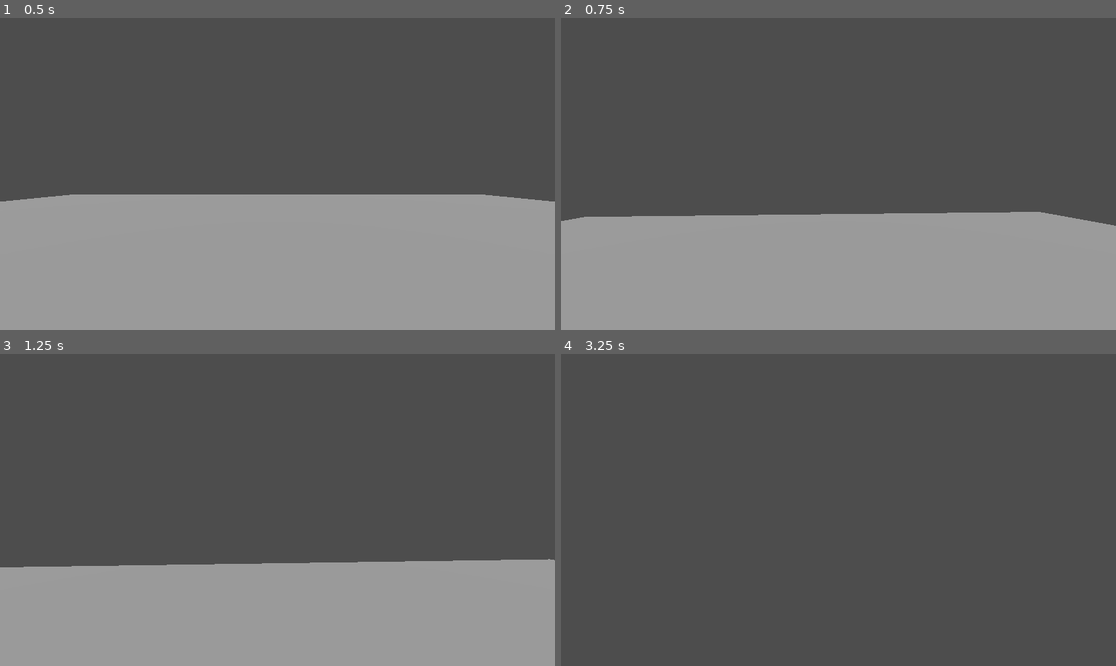
Above: before the commit, frames 1-4 (two rows, left to right).
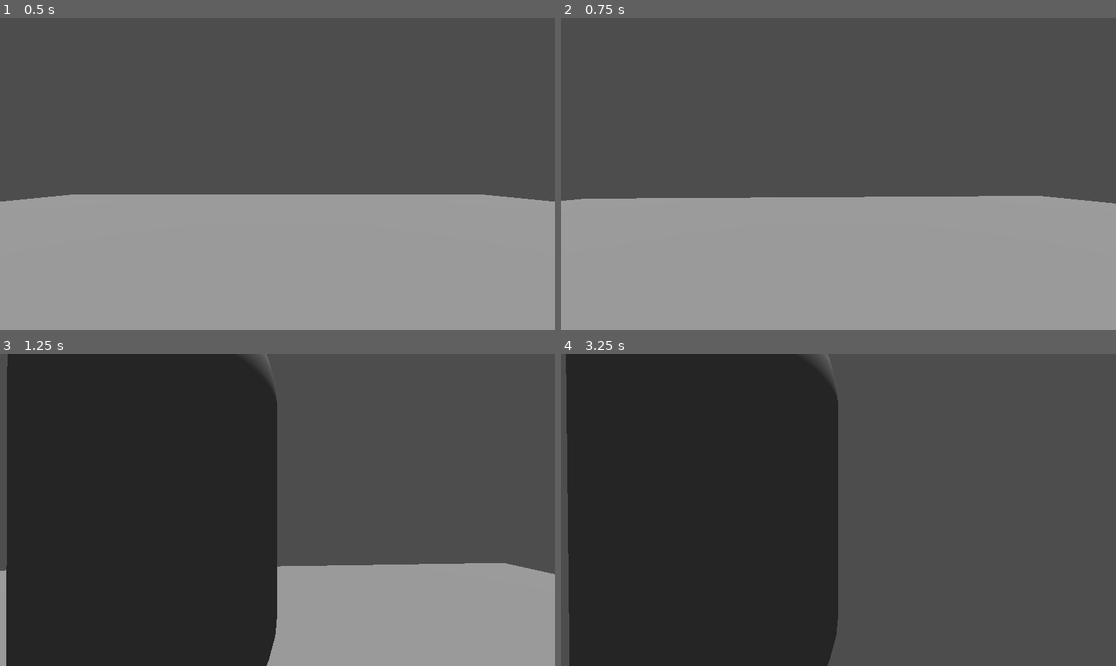
Above: after the commit, the same moments.

Repository: LuxxProd/United-Games-Source
Game: Godot game, scene res://node_3d.tscn
Two runs of this game, one before a commit and one after it. Both use one fixed random seed, a clock stepped at 60 frames per second and the inputs below.
Inputs (mouse positions are in pixels of both pictures, inside the frame that each line leads up to):
- Up to frame 1 (0.5 s): no input
- Up to frame 2 (0.75 s): tap Enter (ui_accept) at 0.5, 0.6 s; move the mouse to (866, 174) at 0.52 s; hold W (move_forward) from 0.53 s (still down)
- Up to frame 3 (1.25 s): keep holding W (move_forward); tap Space (jump, bound only after the commit) at 0.77, 1.07 s; tap V (camera, bound only after the commit) at 0.8 s
- Up to frame 4 (3.25 s): keep holding W (move_forward); move the mouse to (810, 510) at 1.27 s; tap V (camera, bound only after the commit) at 1.35, 3.05 s; tap Space (jump, bound only after the commit) at 1.52, 1.55, 1.82, 3.02 s; move the mouse to (849, 503) at 2.02 s; hold Space (jump, bound only after the commit) 2.03-2.78 s; tap Enter (ui_accept) at 2.3, 2.75, 2.85 s; move the mouse to (832, 516) at 2.77 s

Frame 1 is identical in both runs. In frame 2, 5.6% of the frame differs, in the area x 0-100%, y 57-67%; in frame 3, 49%, in the area x 0-100%, y 0-100%; in frame 4, 48%.

Commit message:
Add files via upload
esc - options
F11 - toggle_fullscreen
V - camera
and changed inverted mouse control

Diff:
--- a/character_body_3d.gd
+++ b/character_body_3d.gd
@@ -1,26 +1,38 @@
 extends CharacterBody3D
 
+var can_move = true
+var climbing = false
+var swimming = false
+var in_vehicle = false
+var thirdperson = false
+var vehicle_camera = false
 
 const SPEED = 5.0
 const JUMP_VELOCITY = 4.5
 
+signal walking
+signal not_walking
 
+#Handle Physics
 func _physics_process(delta: float) -> void:
 	# Add the gravity.
 	if not is_on_floor():
 		velocity += get_gravity() * delta
 
 	# Handle jump.
-	if Input.is_action_just_pressed("ui_accept") and is_on_floor():
+	if Input.is_action_just_pressed("jump") and is_on_floor() and can_move:
 		velocity.y = JUMP_VELOCITY
-
+	elif swimming and Input.is_action_pressed("jump"):
+		velocity.y = JUMP_VELOCITY
 	# Get the input direction and handle the movement/deceleration.
 	# As good practice, you should replace UI actions with custom gameplay actions.
 	var input_dir := Input.get_vector("move_left", "move_right", "move_forward", "move_backward")
-	var direction := (transform.basis * Vector3(input_dir.x, 0, input_dir.y)).normalized()
-	if direction:
+	var direction := (transform.basis * Vector3(input_dir.x, 0, input_dir.y))
+	if direction and can_move:
 		velocity.x = direction.x * SPEED
 		velocity.z = direction.z * SPEED
+	elif direction and climbing:
+		velocity.y = direction.z * SPEED
 	else:
 		velocity.x = move_toward(velocity.x, 0, SPEED)
 		velocity.z = move_toward(velocity.z, 0, SPEED)
@@ -28,18 +40,16 @@
 	move_and_slide()
 
 	# Capturing/Freeing the cursor
-	if Input.is_action_just_pressed("ui_cancel"):
+	if Input.is_action_just_pressed("options"):
 		if Input.get_mouse_mode() == Input.MOUSE_MODE_VISIBLE:
 			Input.set_mouse_mode(Input.MOUSE_MODE_CAPTURED)
 		else:
 			Input.set_mouse_mode(Input.MOUSE_MODE_VISIBLE)
 
-
 #Handle Camera
 var camera
 var rotation_helper
 var MOUSE_SENSITIVITY = 0.05
-
 
 func _ready():
 	camera = $Rotation_Helper/Camera3D
@@ -49,9 +59,64 @@
 
 func _input(event):
 	if event is InputEventMouseMotion and Input.get_mouse_mode() == Input.MOUSE_MODE_CAPTURED:
-		rotation_helper.rotate_x(deg_to_rad(event.relative.y * MOUSE_SENSITIVITY))
+		rotation_helper.rotate_x(deg_to_rad(-event.relative.y * MOUSE_SENSITIVITY))
 		self.rotate_y(deg_to_rad(event.relative.x * MOUSE_SENSITIVITY * -1))
 
 		var camera_rot = rotation_helper.rotation_degrees
-		camera_rot.x = clamp(camera_rot.x, -70, 70)
+		camera_rot.x = clamp(camera_rot.x, -90, 90)
 		rotation_helper.rotation_degrees = camera_rot
+
+func _unhandled_input(event: InputEvent) -> void:
+	if Input.is_action_just_pressed("camera") and not thirdperson and not vehicle_camera:
+		var tween = create_tween()
+		tween.set_ease(Tween.EASE_OUT)
+		tween.set_trans(Tween.TRANS_BACK if thirdperson else Tween.TRANS_BOUNCE)
+		#tween.tween_property(camera, "rotation:y", Vector3(0.5,0,1), 1)
+		camera.translate(Vector3(0.5,0,1))
+		thirdperson = true
+	elif Input.is_action_just_pressed("camera") and thirdperson and not vehicle_camera:
+		camera.translate(Vector3(-0.5,0,-1))
+		thirdperson = false
+	elif Input.is_action_just_pressed("camera") and in_vehicle and not vehicle_camera:
+		camera.translate(Vector3(0,1,4))
+		vehicle_camera = true
+	elif Input.is_action_just_pressed("camera") and in_vehicle and vehicle_camera:
+		camera.translate(Vector3(0,-1,-4))
+		vehicle_camera = false
+
+#Handle Multiplayer
+func _enter_tree() -> void:
+	set_multiplayer_authority(multiplayer.get_unique_id())
+
+	if is_multiplayer_authority():
+		$Rotation_Helper/Camera3D.current = true
+	print("Player ready with authority:", multiplayer.get_unique_id())
+
+#Handle Vehicle Limitation
+func _on_car_active() -> void:
+	can_move = false
+	in_vehicle = true
+	emit_signal("not_walking")
+
+func _on_car_not_active() -> void:
+	can_move = true
+	in_vehicle = false
+	emit_signal("walking")
+	if vehicle_camera:
+		camera.translate(Vector3(0,-1,-4))
+
+#Handle Climbing
+func _on_ladder_climbing() -> void:
+	climbing = true
+	can_move = false
+
+func _on_ladder_not_climbing() -> void:
+	climbing = false
+	can_move = true
+
+#Handle Swimming
+func _on_area_3d_body_entered(body: Node3D) -> void:
+	swimming = true
+
+func _on_area_3d_body_exited(body: Node3D) -> void:
+	swimming = false
--- /dev/null
+++ b/control.gd
@@ -0,0 +1,12 @@
+extends Control
+
+func _init() -> void:
+	visible = false
+
+func _unhandled_input(event: InputEvent) -> void:
+	if Input.is_action_just_pressed("options"):
+		if not visible:
+			visible = true
+
+		else:
+			visible= false
--- /dev/null
+++ b/global.gd
@@ -0,0 +1,18 @@
+extends Node
+
+#Toggle Fullscreen
+var previous_size
+var maximized_size
+
+func _input(event):
+	if Input.is_action_just_pressed("toggle_fullscreen"):
+		var win = get_window()
+		if win.mode == Window.MODE_FULLSCREEN and previous_size == maximized_size:
+			win.mode = Window.MODE_MAXIMIZED
+			maximized_size = win.size
+		elif win.mode == Window.MODE_FULLSCREEN:
+			win.mode = Window.MODE_WINDOWED
+			previous_size = win.size
+		else:
+			previous_size = win.size
+			win.mode = Window.MODE_FULLSCREEN
--- a/node_3d.tscn
+++ b/node_3d.tscn
@@ -1,8 +1,11 @@
-[gd_scene load_steps=6 format=3 uid="uid://b75v5mm8y8lbo"]
+[gd_scene load_steps=8 format=3 uid="uid://b75v5mm8y8lbo"]
 
 [ext_resource type="Script" uid="uid://cxycjq8tg5wme" path="res://character_body_3d.gd" id="1_a202f"]
+[ext_resource type="Script" uid="uid://bsvhpqipkcbfb" path="res://control.gd" id="2_noarx"]
 
 [sub_resource type="CapsuleShape3D" id="CapsuleShape3D_noarx"]
+
+[sub_resource type="CapsuleMesh" id="CapsuleMesh_a202f"]
 
 [sub_resource type="PlaneMesh" id="PlaneMesh_a202f"]
 
@@ -20,12 +23,32 @@
 [node name="CollisionShape3D" type="CollisionShape3D" parent="CharacterBody3D"]
 shape = SubResource("CapsuleShape3D_noarx")
 
-
 [node name="Rotation_Helper" type="Node3D" parent="CharacterBody3D"]
 
 [node name="Camera3D" type="Camera3D" parent="CharacterBody3D/Rotation_Helper"]
 
-[node name="Camera3D" type="Camera3D" parent="CharacterBody3D"]
+[node name="MeshInstance3D" type="MeshInstance3D" parent="CharacterBody3D"]
+mesh = SubResource("CapsuleMesh_a202f")
+
+[node name="Control" type="Control" parent="CharacterBody3D"]
+layout_mode = 3
+anchors_preset = 0
+offset_right = 40.0
+offset_bottom = 40.0
+script = ExtResource("2_noarx")
+
+[node name="Button" type="Button" parent="CharacterBody3D/Control"]
+layout_mode = 0
+offset_right = 8.0
+offset_bottom = 8.0
+text = "Host Game"
+
+[node name="Button2" type="Button" parent="CharacterBody3D/Control"]
+layout_mode = 0
+offset_top = 40.0
+offset_right = 94.0
+offset_bottom = 71.0
+text = "Join Game"
 
 [node name="MeshInstance3D" type="MeshInstance3D" parent="."]
 transform = Transform3D(10, 0, 0, 0, 10, 0, 0, 0, 10, 0, 0, 0)
--- a/project.godot
+++ b/project.godot
@@ -14,6 +14,14 @@
 run/main_scene="res://node_3d.tscn"
 config/features=PackedStringArray("4.4", "Forward Plus")
 config/icon="res://icon.svg"
+
+[autoload]
+
+Global="*res://global.gd"
+
+[display]
+
+window/size/mode=3
 
 [input]
 
@@ -37,3 +45,23 @@
 "events": [Object(InputEventKey,"resource_local_to_scene":false,"resource_name":"","device":-1,"window_id":0,"alt_press …(192 unchanged characters)…
 ]
 }
+jump={
+"deadzone": 0.2,
+"events": [Object(InputEventKey,"resource_local_to_scene":false,"resource_name":"","device":-1,"window_id":0,"alt_pressed":false,"shift_pressed":false,"ctrl_pressed":false,"meta_pressed":false,"pressed":false,"keycode":0,"physical_keycode":32,"key_label":0,"unicode":32,"location":0,"echo":false,"script":null)
+]
+}
+options={
+"deadzone": 0.2,
+"events": [Object(InputEventKey,"resource_local_to_scene":false,"resource_name":"","device":-1,"window_id":0,"alt_pressed":false,"shift_pressed":false,"ctrl_pressed":false,"meta_pressed":false,"pressed":false,"keycode":0,"physical_keycode":4194305,"key_label":0,"unicode":0,"location":0,"echo":false,"script":null)
+]
+}
+camera={
+"deadzone": 0.2,
+"events": [Object(InputEventKey,"resource_local_to_scene":false,"resource_name":"","device":-1,"window_id":0,"alt_pressed":false,"shift_pressed":false,"ctrl_pressed":false,"meta_pressed":false,"pressed":false,"keycode":0,"physical_keycode":86,"key_label":0,"unicode":118,"location":0,"echo":false,"script":null)
+]
+}
+toggle_fullscreen={
+"deadzone": 0.2,
+"events": [Object(InputEventKey,"resource_local_to_scene":false,"resource_name":"","device":-1,"window_id":0,"alt_pressed":false,"shift_pressed":false,"ctrl_pressed":false,"meta_pressed":false,"pressed":false,"keycode":0,"physical_keycode":4194342,"key_label":0,"unicode":0,"location":0,"echo":false,"script":null)
+]
+}
Not shown, added: control.gd.uid
Not shown, added: global.gd.uid
